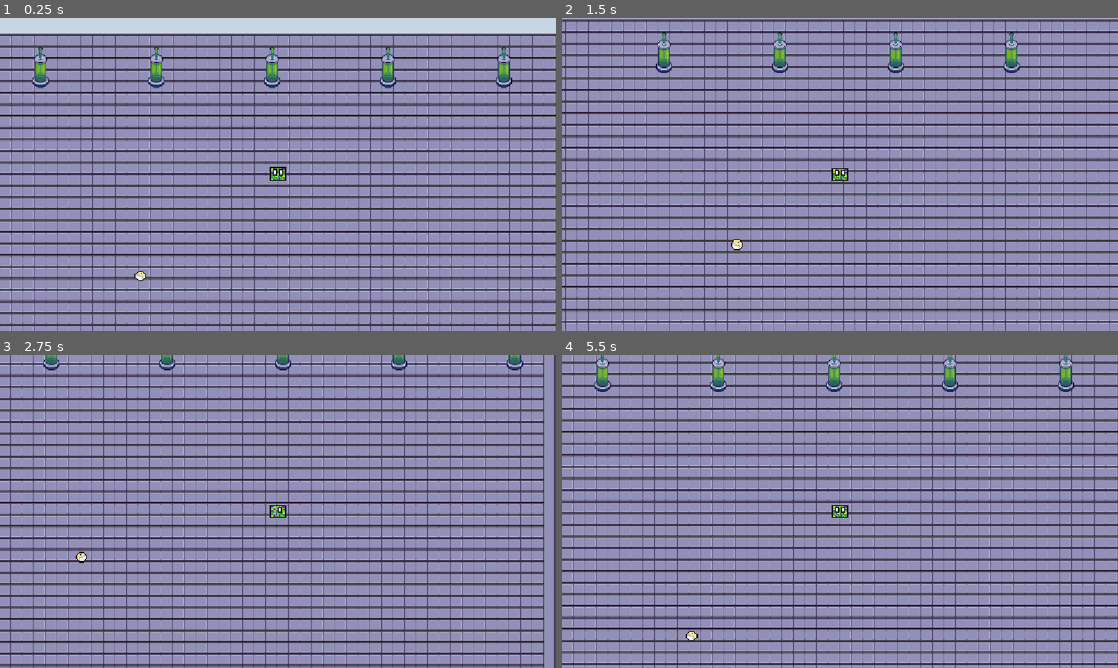
Above: before the commit, frames 1-4 (two rows, left to right).
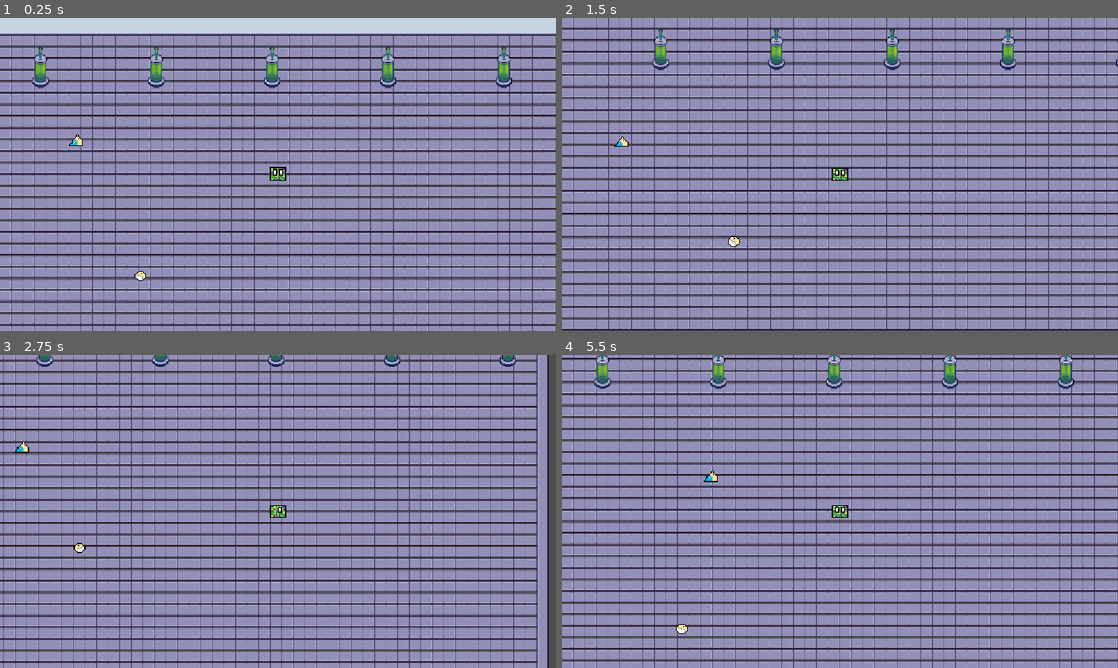
Above: after the commit, the same moments.

Repository: zerabro8/An-escaped-Shape
Game: Godot game, scene res://Scenes/main.tscn
Same seed, same stepped clock (60 frames per second), same inputs: the game is played once before the commit and once after it.
Inputs:
- Up to frame 1 (0.25 s): no input
- Up to frame 2 (1.5 s): hold D (right) 0.53-1.28 s; tap Shift (sprint, bound only after the commit) at 0.6, 1.35 s; hold S (back) from 1.28 s (still down)
- Up to frame 3 (2.75 s): release S (back) at 2.03 s; hold D (right) from 2.03 s (still down); tap Shift (sprint, bound only after the commit) at 2.1 s
- Up to frame 4 (5.5 s): release D (right) at 2.78 s; hold W (forward) 2.78-3.53 s; tap Shift (sprint, bound only after the commit) every 0.75 s from 2.85 to 5.1 s; hold A (left) 3.53-5.03 s; hold S (back) from 5.03 s (still down)

The runs differ from the first frame. In frame 1, less than 0.1% of the frame differs, in the area x 12-15%, y 37-41%; in frame 2, 52%; in frame 3, 52%, in the area x 0-100%, y 0-100%; in frame 4, 45%.

Commit message:
Version: 1.0 Added: Guard AI, Player Sprint System Removed: None Changed: None

Diff:
--- /dev/null
+++ b/Scenes/guard.tscn
@@ -0,0 +1,187 @@
+[gd_scene format=3 uid="uid://b0maygmeey8wr"]
+
+[ext_resource type="Script" uid="uid://da14j5aju1dhx" path="res://Script/guard.gd" id="1_dmkvq"]
+[ext_resource type="Texture2D" uid="uid://bfh13p3b4i8n0" path="res://Assets/Guard/Guard_walk_backwards.png" id="1_mk1iy"]
+[ext_resource type="Texture2D" uid="uid://kve8nhcxcrd8" path="res://Assets/Guard/Guard_walk_forward.png" id="2_dmkvq"]
+[ext_resource type="Texture2D" uid="uid://3gcxwerl2f21" path="res://Assets/Guard/Guard_walk_left.png" id="3_36pg4"]
+[ext_resource type="Texture2D" uid="uid://diur81f1ex047" path="res://Assets/Guard/Guard_walk_right.png" id="4_1rcvf"]
+
+[sub_resource type="AtlasTexture" id="AtlasTexture_tyyvc"]
+atlas = ExtResource("1_mk1iy")
+region = Rect2(0, 0, 800, 800)
+
+[sub_resource type="AtlasTexture" id="AtlasTexture_mibv0"]
+atlas = ExtResource("1_mk1iy")
+region = Rect2(800, 0, 800, 800)
+
+[sub_resource type="AtlasTexture" id="AtlasTexture_huqfy"]
+atlas = ExtResource("1_mk1iy")
+region = Rect2(1600, 0, 800, 800)
+
+[sub_resource type="AtlasTexture" id="AtlasTexture_xva2a"]
+atlas = ExtResource("1_mk1iy")
+region = Rect2(2400, 0, 800, 800)
+
+[sub_resource type="AtlasTexture" id="AtlasTexture_jmm34"]
+atlas = ExtResource("2_dmkvq")
+region = Rect2(0, 0, 800, 800)
+
+[sub_resource type="AtlasTexture" id="AtlasTexture_qlg3a"]
+atlas = ExtResource("2_dmkvq")
+region = Rect2(800, 0, 800, 800)
+
+[sub_resource type="AtlasTexture" id="AtlasTexture_dpysg"]
+atlas = ExtResource("2_dmkvq")
+region = Rect2(1600, 0, 800, 800)
+
+[sub_resource type="AtlasTexture" id="AtlasTexture_lvylo"]
+atlas = ExtResource("2_dmkvq")
+region = Rect2(2400, 0, 800, 800)
+
+[sub_resource type="AtlasTexture" id="AtlasTexture_kodac"]
+atlas = ExtResource("3_36pg4")
+region = Rect2(0, 0, 800, 800)
+
+[sub_resource type="AtlasTexture" id="AtlasTexture_21xnp"]
+atlas = ExtResource("3_36pg4")
+region = Rect2(800, 0, 800, 800)
+
+[sub_resource type="AtlasTexture" id="AtlasTexture_o28m4"]
+atlas = ExtResource("3_36pg4")
+region = Rect2(1600, 0, 800, 800)
+
+[sub_resource type="AtlasTexture" id="AtlasTexture_1r7gl"]
+atlas = ExtResource("3_36pg4")
+region = Rect2(2400, 0, 800, 800)
+
+[sub_resource type="AtlasTexture" id="AtlasTexture_hej3g"]
+atlas = ExtResource("4_1rcvf")
+region = Rect2(0, 0, 800, 800)
+
+[sub_resource type="AtlasTexture" id="AtlasTexture_cu7db"]
+atlas = ExtResource("4_1rcvf")
+region = Rect2(800, 0, 800, 800)
+
+[sub_resource type="AtlasTexture" id="AtlasTexture_idjn7"]
+atlas = ExtResource("4_1rcvf")
+region = Rect2(1600, 0, 800, 800)
+
+[sub_resource type="AtlasTexture" id="AtlasTexture_jfyjq"]
+atlas = ExtResource("4_1rcvf")
+region = Rect2(2400, 0, 800, 800)
+
+[sub_resource type="SpriteFrames" id="SpriteFrames_4kxuq"]
+animations = [{
+"frames": [{
+"duration": 1.0,
+"texture": SubResource("AtlasTexture_tyyvc")
+}, {
+"duration": 1.0,
+"texture": SubResource("AtlasTexture_mibv0")
+}, {
+"duration": 1.0,
+"texture": SubResource("AtlasTexture_huqfy")
+}, {
+"duration": 1.0,
+"texture": SubResource("AtlasTexture_xva2a")
+}],
+"loop": 1,
+"name": &"Guard_walk_backward",
+"speed": 8.0
+}, {
+"frames": [{
+"duration": 1.0,
+"texture": SubResource("AtlasTexture_jmm34")
+}, {
+"duration": 1.0,
+"texture": SubResource("AtlasTexture_qlg3a")
+}, {
+"duration": 1.0,
+"texture": SubResource("AtlasTexture_dpysg")
+}, {
+"duration": 1.0,
+"texture": SubResource("AtlasTexture_lvylo")
+}],
+"loop": 1,
+"name": &"Guard_walk_forward",
+"speed": 8.0
+}, {
+"frames": [{
+"duration": 1.0,
+"texture": SubResource("AtlasTexture_kodac")
+}, {
+"duration": 1.0,
+"texture": SubResource("AtlasTexture_21xnp")
+}, {
+"duration": 1.0,
+"texture": SubResource("AtlasTexture_o28m4")
+}, {
+"duration": 1.0,
+"texture": SubResource("AtlasTexture_1r7gl")
+}],
+"loop": 1,
+"name": &"Guard_walk_left",
+"speed": 8.0
+}, {
+"frames": [{
+"duration": 1.0,
+"texture": SubResource("AtlasTexture_hej3g")
+}, {
+"duration": 1.0,
+"texture": SubResource("AtlasTexture_cu7db")
+}, {
+"duration": 1.0,
+"texture": SubResource("AtlasTexture_idjn7")
+}, {
+"duration": 1.0,
+"texture": SubResource("AtlasTexture_jfyjq")
+}],
+"loop": 1,
+"name": &"Guard_walk_right",
+"speed": 8.0
+}]
+
+[sub_resource type="RectangleShape2D" id="RectangleShape2D_mm1bc"]
+size = Vector2(751, 602)
+
+[sub_resource type="CircleShape2D" id="CircleShape2D_62yky"]
+radius = 3000.0
+
+[node name="Guard" type="CharacterBody2D" unique_id=1927910751]
+scale = Vector2(0.03, 0.03)
+script = ExtResource("1_dmkvq")
+
+[node name="Guard_animation" type="AnimatedSprite2D" parent="." unique_id=224381342]
+position = Vector2(0, -1)
+sprite_frames = SubResource("SpriteFrames_4kxuq")
+animation = &"Guard_walk_left"
+frame_progress = 0.15597555
+
+[node name="Guard_collision" type="CollisionShape2D" parent="." unique_id=22390660]
+position = Vector2(27.5, -2)
+shape = SubResource("RectangleShape2D_mm1bc")
+debug_color = Color(1, 0, 0, 0.41960785)
+
+[node name="Player_detector_g" type="Area2D" parent="." unique_id=1612033603]
+
+[node name="Range" type="CollisionShape2D" parent="Player_detector_g" unique_id=1504106235]
+shape = SubResource("CircleShape2D_62yky")
+
+[node name="Node" type="Node" parent="." unique_id=825054607]
+
+[node name="Chase_timer" type="Timer" parent="Node" unique_id=1146738303]
+wait_time = 5.0
+one_shot = true
+
+[node name="Rest_timer" type="Timer" parent="Node" unique_id=1290909734]
+wait_time = 3.0
+one_shot = true
+
+[node name="Walk_timer" type="Timer" parent="Node" unique_id=763382158]
+wait_time = 2.0
+one_shot = true
+
+[connection signal="body_entered" from="Player_detector_g" to="." method="_on_player_detector_g_body_entered"]
+[connection signal="timeout" from="Node/Chase_timer" to="." method="_on_chase_timer_timeout"]
+[connection signal="timeout" from="Node/Rest_timer" to="." method="_on_rest_timer_timeout"]
+[connection signal="timeout" from="Node/Walk_timer" to="." method="_on_walk_timer_timeout"]
--- a/Scenes/main.tscn
+++ b/Scenes/main.tscn
@@ -5,6 +5,7 @@
 [ext_resource type="PackedScene" uid="uid://dkjkcmj6gtuwq" path="res://Scenes/player.tscn" id="3_8gbba"]
 [ext_resource type="Texture2D" uid="uid://bnkacbxxarwsh" path="res://Assets/Map/16px/tilesWalls.png" id="3_jjvhh"]
 [ext_resource type="PackedScene" uid="uid://bdn1su4odyavb" path="res://Scenes/scientist.tscn" id="5_kry3j"]
+[ext_resource type="PackedScene" uid="uid://b0maygmeey8wr" path="res://Scenes/guard.tscn" id="6_21xkr"]
 
 [sub_resource type="TileSetAtlasSource" id="TileSetAtlasSource_jjvhh"]
 texture = ExtResource("1_bo1nx")
@@ -1288,3 +1289,7 @@
 [node name="Scientist" parent="." unique_id=862863492 instance=ExtResource("5_kry3j")]
 z_index = 3
 position = Vector2(-213.00009, 143)
+
+[node name="Guard" parent="." unique_id=1927910751 instance=ExtResource("6_21xkr")]
+z_index = 3
+position = Vector2(-289, -53.999992)
--- a/Scenes/scientist.tscn
+++ b/Scenes/scientist.tscn
@@ -158,6 +158,7 @@
 frame_progress = 0.29823524
 
 [node name="Scientist_collision" type="CollisionShape2D" parent="." unique_id=57761626]
+z_index = 2
 shape = SubResource("CircleShape2D_mti6b")
 debug_color = Color(0.8392157, 0, 0, 0.41960785)
 
--- /dev/null
+++ b/Script/guard.gd
@@ -0,0 +1,89 @@
+extends CharacterBody2D
+
+var MAX_SPEED = 100
+var ROAMING_SPEED = 50
+const CENTER = Vector2(450,300)
+enum {CHASING, ROAMING}
+var state = ROAMING
+var body_to_chase : CharacterBody2D
+var random_target_pos : Vector2 = Vector2(450,300)
+var _position_last_frame := Vector2()
+var _cardinal_direction = 0
+@onready var chase_timer: Timer = $Node/Chase_timer
+@onready var walk_timer: Timer = $Node/Walk_timer
+@onready var rest_timer: Timer = $Node/Rest_timer
+@onready var Guard_animation: AnimatedSprite2D = $Guard_animation
+
+
+func _process(delta):
+	match state:
+		CHASING:
+			position += position.direction_to(body_to_chase.position) * MAX_SPEED * delta
+		ROAMING:
+			if position.distance_to(random_target_pos) <= ROAMING_SPEED * delta:
+				random_target_pos = CENTER + Vector2(0,100).rotated(randf() * 2 * PI)
+			else:
+				position += position.direction_to(random_target_pos) * ROAMING_SPEED * delta
+
+
+
+
+func _ready() -> void:
+	_on_rest_timer_timeout()
+
+func _physics_process(delta):
+	# Get motion vector between previous and current position
+	var motion = position - _position_last_frame
+
+	# If the node actually moved, we'll recompute its direction.
+	# If it didn't, we'll just the last known one.
+	if motion.length() > 0.0001:
+		# Now if you want a value between N.S.W.E,
+		# you can use the angle of the motion.
+		# I came up with this formula last time I needed it:
+		_cardinal_direction = int(4.0 * (motion.rotated(PI / 4.0).angle() + PI) / TAU)
+
+	# And now you have it!
+	# You can even use it with an array since it's like an index
+	match _cardinal_direction:
+		0:
+
+			Guard_animation.play("Guard_walk_left")
+		1:
+
+			Guard_animation.play("Guard_walk_forward")
+		2:
+
+			Guard_animation.play("Guard_walk_right")
+		3:
+
+			Guard_animation.play("Guard_walk_backward")
+
+	# Remember our current position for next frame
+	_position_last_frame = position
+
+
+func _on_rest_timer_timeout() -> void:
+	walk_timer.start()
+	state = ROAMING
+	ROAMING_SPEED = 50
+
+
+func _on_walk_timer_timeout() -> void:
+	rest_timer.start()
+	ROAMING_SPEED = 0
+
+
+func _on_player_detector_g_body_entered(body: Node2D) -> void:
+	if body.is_in_group("Player"):
+		walk_timer.stop()
+		rest_timer.stop()
+		chase_timer.start()
+		state = CHASING
+		body_to_chase = body
+
+
+
+func _on_chase_timer_timeout() -> void:
+	_on_rest_timer_timeout()
+	print("Chase Stops")
--- a/Script/player.gd
+++ b/Script/player.gd
@@ -1,12 +1,15 @@
 extends CharacterBody2D
 
-@export var speed = 100
+@export var walk_speed = 100
+@export var sprint_bonus = 70
+var max_speed = 170
 
 
 
 func get_input():
 	var input_direction = Input.get_vector("left", "right", "forward", "back")
-	velocity = input_direction * speed
+	velocity = input_direction * walk_speed
+	_sprint()
 
 func move():
 	if Input.is_action_pressed("left") and Input.is_action_pressed("forward"):
@@ -32,3 +35,9 @@
 	get_input()
 	move_and_slide()
 	move()
+
+func _sprint():
+	if Input.is_action_just_pressed("sprint"):
+		walk_speed = max_speed
+	elif Input.is_action_just_released("sprint"):
+		walk_speed = 100
--- a/Script/scientist.gd
+++ b/Script/scientist.gd
@@ -85,16 +85,16 @@
 	# You can even use it with an array since it's like an index
 	match _cardinal_direction:
 		0:
-			print("West")
+
 			Scientist_animation.play("Scientist_walk_left")
 		1:
-			print("North")
+
 			Scientist_animation.play("Scientist_walk_forward")
 		2:
-			print("East")
+
 			Scientist_animation.play("Scientist_walk_right")
 		3:
-			print("South")
+
 			Scientist_animation.play("Scientist_walk_back")
 
 	# Remember our current position for next frame
--- a/project.godot
+++ b/project.godot
@@ -46,6 +46,11 @@
 "events": [Object(InputEventKey,"resource_local_to_scene":false,"resource_name":"","device":-1,"window_id":0,"alt_press …(192 unchanged characters)…
 ]
 }
+sprint={
+"deadzone": 0.2,
+"events": [Object(InputEventKey,"resource_local_to_scene":false,"resource_name":"","device":-1,"window_id":0,"alt_pressed":false,"shift_pressed":false,"ctrl_pressed":false,"meta_pressed":false,"pressed":false,"keycode":0,"physical_keycode":4194325,"key_label":0,"unicode":0,"location":0,"echo":false,"script":null)
+]
+}
 
 [physics]
 
Binary file added: Assets/Guard/Guard_walk_backwards.png
Not shown, added: Assets/Guard/Guard_walk_backwards.png.import
Binary file added: Assets/Guard/Guard_walk_forward.png
Not shown, added: Assets/Guard/Guard_walk_forward.png.import
Binary file added: Assets/Guard/Guard_walk_left.png
Not shown, added: Assets/Guard/Guard_walk_left.png.import
Binary file added: Assets/Guard/Guard_walk_right.png
Not shown, added: Assets/Guard/Guard_walk_right.png.import
Not shown, added: Script/guard.gd.uid
